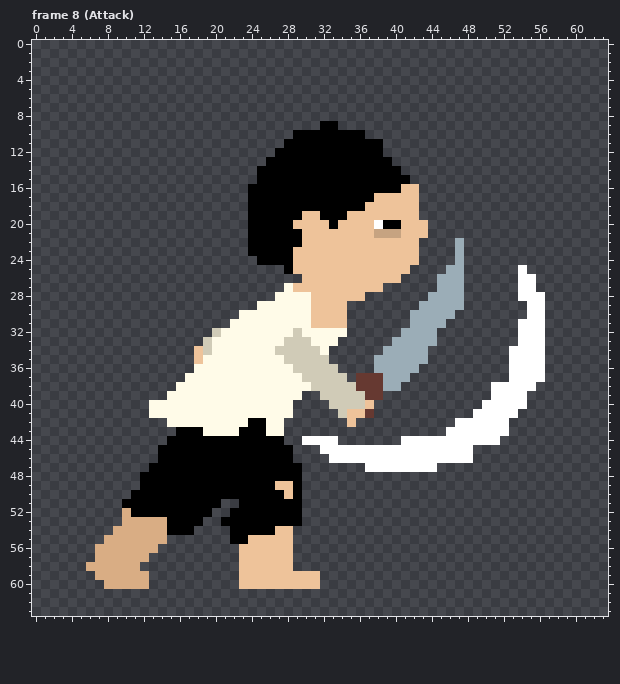
Edited in one commit: pixel-art file (assets/personajes/protagonista.aseprite). Above: the version before the commit.
64x64 pixels, 13 frames. Shown: frame 8 (Attack). The commit also changed other frames, which this record leaves out.
The same view after the edit:
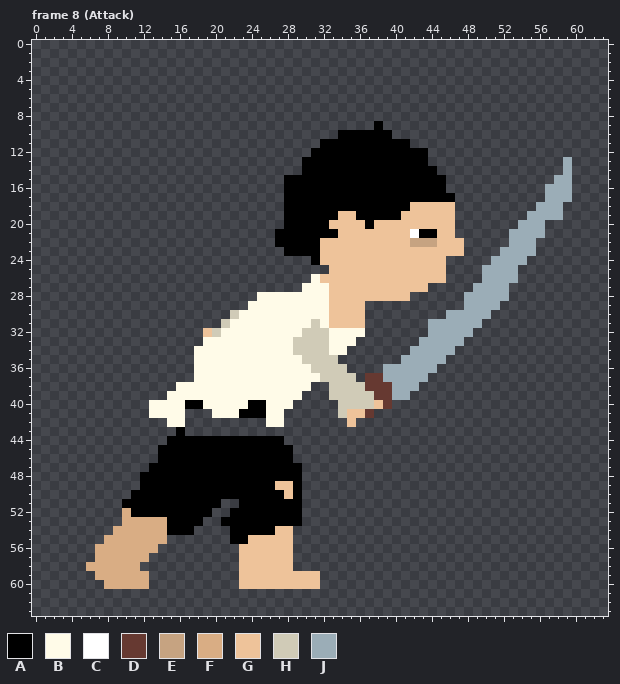
Palette (. is transparent): A #000000  B #fffbe8  C #ffffff  D #663931  E #c6a381  F #d9ad84  G #eec39a  H #d0cbb7  J #9badb7
The edit:
layer "SlashFX" now hidden
--- frame 8 (Attack)
@@ x 0..63 @@
  8 ................................................................
- 9 ................................AA..............................
-10 .............................AAAAAAAA...........................
-11 ............................AAAAAAAAAAA.........................
-12 ...........................AAAAAAAAAAAA.........................
-13 ..........................AAAAAAAAAAAAAA........................
-14 .........................AAAAAAAAAAAAAAAA.......................
-15 .........................AAAAAAAAAAAAAAAAA......................
-16 ........................AAAAAAAAAAAAAAAAAGG.....................
-17 ........................AAAAAAAAAAAAAAGGGGG.....................
-18 ........................AAAAAAAAAAAAAGGGGGG.....................
-19 ........................AAAAAAGGAAAGGGGGGGG.....................
-20 ........................AAAAAGGGGAGGGGCAAGGG....................
-21 ........................AAAAAAGGGGGGGGEEEGGG....................
-22 ........................AAAAAAGGGGGGGGGGGGG....J................
-23 ........................AAAAAGGGGGGGGGGGGGG....J................
-24 .........................AAAAGGGGGGGGGGGGGG....J................
-25 ............................AGGGGGGGGGGGGG....JJ......C.........
-26 ..............................GGGGGGGGGGG....JJJ......CC........
-27 ............................BGGGGGGGGGG......JJJ......CC........
-28 ...........................BBBBGGGGGG.......JJJJ......CCC.......
-29 .........................BBBBBBGGGG........JJJJJ.......CC.......
-30 .......................BBBBBBBBGGGG.......JJJJJ........CC.......
-31 ......................BBBBBBBBBGGGG.......JJJJ........CCC.......
-32 ....................HBBBBBBBBHBBBBB......JJJJ.........CCC.......
-33 ...................HBBBBBBBBHHHBBB......JJJJJ.........CCC.......
-34 ..................GHBBBBBBBHHHHHB......JJJJJ.........CCCC.......
-35 ..................GBBBBBBBBBHHHHH.....JJJJJJ.........CCCC.......
-36 ..................BBBBBBBBBBBHHHHH....JJJJJ..........CCCC.......
-37 .................BBBBBBBBBBBBBHHHHH.DDDJJJ...........CCCC.......
-38 ................BBBBBBBBBBBBBBBHHHHHDDDJJ..........CCCCC........
-39 ...............BBBBBBBBBBBBBBB..HHHHHDD............CCCC.........
-40 .............BBBBBBBBBBBBBBBB....HHHHG............CCCCC.........
-41 .............BBBBBBBBBBBBBBBB.....HGGD...........CCCCC..........
-42 ...............BBBBBBBBBAABB.......G...........CCCCCC...........
-43 ................AAABBBBAAABB..................CCCCCCC...........
-44 ...............AAAAAAAAAAAAA..CCCC.......CCCCCCCCCCC............
-45 ..............AAAAAAAAAAAAAAA...CCCCCCCCCCCCCCCCC...............
-46 ..............AAAAAAAAAAAAAAA....CCCCCCCCCCCCCCCC...............
-47 .............AAAAAAAAAAAAAAAAA.......CCCCCCCC...................
+ 9 ......................................A.........................
+10 ..................................AAAAAA........................
+11 ................................AAAAAAAAAA......................
+12 ...............................AAAAAAAAAAAAA....................
+13 ..............................AAAAAAAAAAAAAA...............J....
+14 ..............................AAAAAAAAAAAAAAA..............J....
+15 ............................AAAAAAAAAAAAAAAAAA............JJ....
+16 ............................AAAAAAAAAAAAAAAAAA...........JJJ....
+17 ............................AAAAAAAAAAAAAAAAAAA..........JJJ....
+18 ............................AAAAAAAAAAAAAAGGGGG.........JJJ.....
+19 ............................AAAAAAGGAAAAAGGGGGG........JJJJ.....
+20 ............................AAAAAGGGGAGGGGGGGGG.......JJJ.......
+21 ...........................AAAAAAAGGGGGGGGCAAGG......JJJJ.......
+22 ...........................AAAAAGGGGGGGGGGEEEGGG.....JJJ........
+23 ............................AAAAGGGGGGGGGGGGGGGG....JJJJ........
+24 ...............................AGGGGGGGGGGGGGG.....JJJJ.........
+25 .................................GGGGGGGGGGGGG....JJJJ..........
+26 ...............................BGGGGGGGGGGGGGG....JJJJ..........
+27 ..............................BBBGGGGGGGGGGG.....JJJJ...........
+28 .........................BBBBBBBBGGGGGGGGG......JJJJJ...........
+29 ........................BBBBBBBBBGGGG...........JJJJ............
+30 ......................HBBBBBBBBBBGGGG.........JJJJJ.............
+31 .....................HBBBBBBBBBHBGGGG.......JJJJJJ..............
+32 ...................GHBBBBBBBBBHHHBBBB.......JJJJJ...............
+33 ...................BBBBBBBBBBHHHHBBB.......JJJJJ................
+34 ..................BBBBBBBBBBBHHHHBB.......JJJJJ.................
+35 ..................BBBBBBBBBBBBHHHH.......JJJJJ..................
+36 ..................BBBBBBBBBBBBBHHHH....JJJJJJ...................
+37 ..................BBBBBBBBBBBBBBHHHH.DDJJJJJ....................
+38 ................BBBBBBBBBBBBBBB..HHHHDDDJJJ.....................
+39 ...............BBBBBBBBBBBBBBB...HHHHHDDJJ......................
+40 .............BBBBAABBBBBAABBB.....HHHHGD........................
+41 .............BBBB...BBBAAABB......HGGD..........................
+42 ...............BB.........BB.......G............................
+43 ................A...............................................
+44 ...............AAAAAAAAAAAAA....................................
+45 ..............AAAAAAAAAAAAAAA...................................
+46 ..............AAAAAAAAAAAAAAA...................................
+47 .............AAAAAAAAAAAAAAAAA..................................
 48 ............AAAAAAAAAAAAAAAAAA..................................
